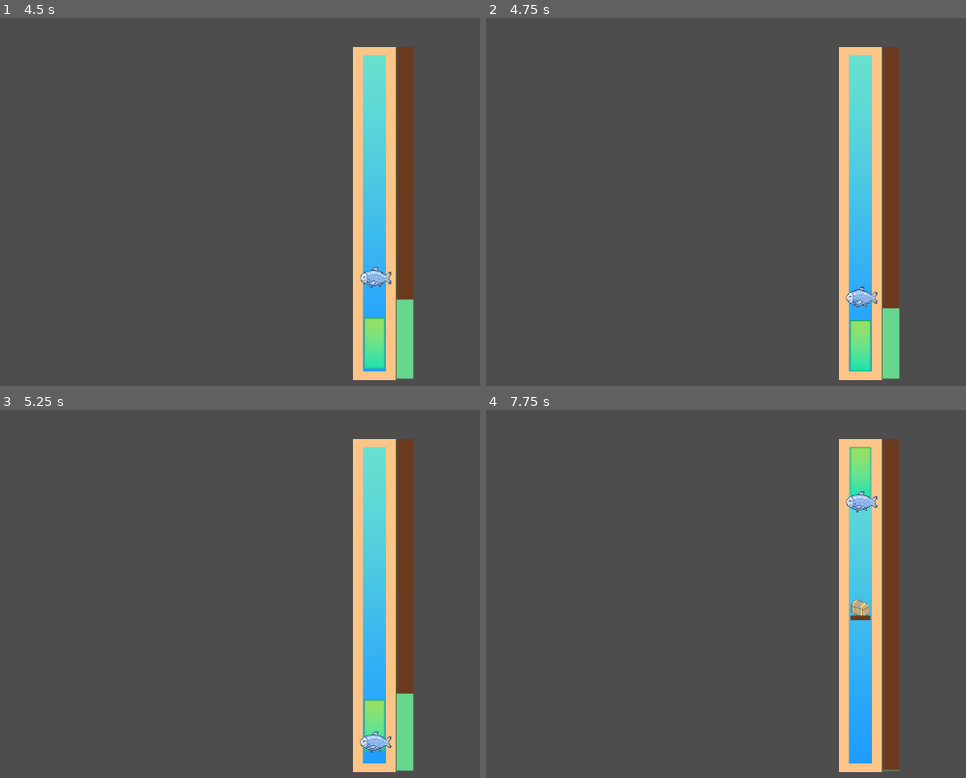
Above: before the commit, frames 1-4 (two rows, left to right).
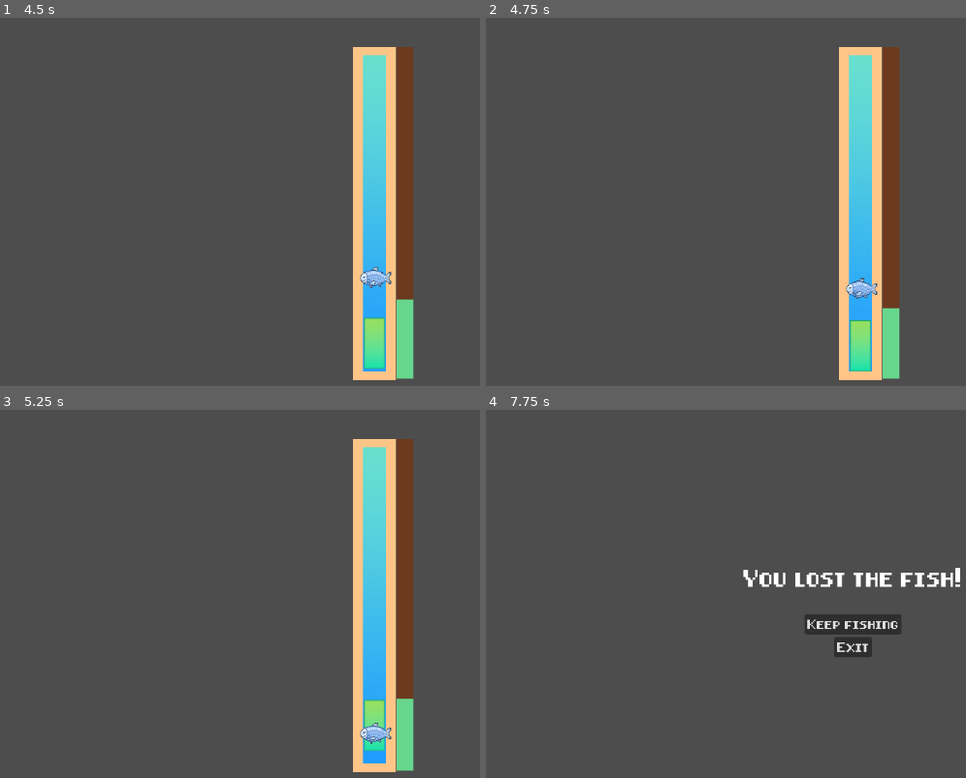
Above: after the commit, the same moments.

Repository: Anjellyrika/fishdew
Game: Godot game, scene res://src/main_scene.tscn
Two runs of this game, one before a commit and one after it. Both use one fixed random seed, a clock stepped at 60 frames per second and the inputs below.
Inputs (mouse positions are in pixels of both pictures, inside the frame that each line leads up to):
- Up to frame 1 (4.5 s): click "Start Fishing!" at 0.5 s; tap Enter at 1.25, 1.35, 2.85, 4.35 s; move the mouse to (326, 305) at 1.27 s; hold Space (up) 1.28-2.78 s; click (326, 305) at 1.42 s; move the mouse to (outside the picture) at 2.02 s; tap F at 2.1, 3.6 s; move the mouse to (134, 154) at 2.77 s; move the mouse to (408, 220) at 3.52 s; click (408, 220) at 3.67 s; tap Space (up) at 3.77 s; move the mouse to (249, 110) at 4.27 s
- Up to frame 2 (4.75 s): tap Space (up) at 4.52 s
- Up to frame 3 (5.25 s): move the mouse to (outside the picture) at 5.02 s; hold Space (up) from 5.03 s (still down); tap F at 5.1 s
- Up to frame 4 (7.75 s): keep holding Space (up); move the mouse to (697, 634) at 5.77 s; tap Enter at 5.85, 7.35 s; click (697, 634) at 5.92 s; move the mouse to (932, 516) at 6.52 s; tap F at 6.6 s; move the mouse to (812, 697) at 7.27 s

Frame 1 is identical in both runs. In frame 2, 0.4% of the frame differs, in the area x 74-82%, y 70-79%; in frame 3, 0.4%; in frame 4, 12%, in the area x 53-99%, y 7-99%.

Commit message:
feat: set random start position for fish

Diff:
--- a/src/fishing_lvl/fish.gd
+++ b/src/fishing_lvl/fish.gd
@@ -7,7 +7,10 @@
 
 @export var speed_bounds: Array
 
-var start_position: Vector2
+var top_bounds: float
+var bot_bounds: float
+var rod_x: float
+#var start_position: Vector2
 var target_position: Vector2
 var target_vector: Vector2
 var edge_collision: bool = false
@@ -17,11 +20,20 @@
 @onready var waitTimer = $WaitControl/Timer
 
 func _ready():
-	start_position = global_position
 	target_position = global_position
+	get_owner().ready.connect(set_start_position)
+
+
+func set_start_position():
+	top_bounds = root.rod_top_pos.y + root.edge_width
+	bot_bounds = root.rod_bot_pos.y - root.edge_width
+	rod_x = root.rod_top_pos.x
+	self.position = Vector2(rod_x, randf_range(top_bounds, bot_bounds))
+
 
 func is_at_target_position():
 	return target_position == global_position
+
 
 func get_new_target(reverse: bool):
 	var max_move = 500.0
@@ -32,7 +44,8 @@
 			target_vector = Vector2(0, randf_range(-1*max_move, 0))
 	else:
 		target_vector = Vector2(0, randf_range(-1*max_move, max_move))
-	target_position = start_position + target_vector
+	target_position = self.position + target_vector
+
 
 func _process(delta):
 	if not moving:
@@ -44,10 +57,12 @@
 			edge_collision = false
 			wait()
 
+
 func wait():
 	if waitTimer.time_left == 0:
 		waitTimer.start(1)
 		moving = randi_range(0,1)
+
 
 func _on_body_entered(body):
 	if body.get_name() == "Bobber":
@@ -55,6 +70,7 @@
 	elif body.get_name() == "FishingRod":
 		edge_collision = true
 
+
 func _on_body_exited(body):
 	if body.get_name() == "Bobber":
 		fish_progress_decreased.emit()
